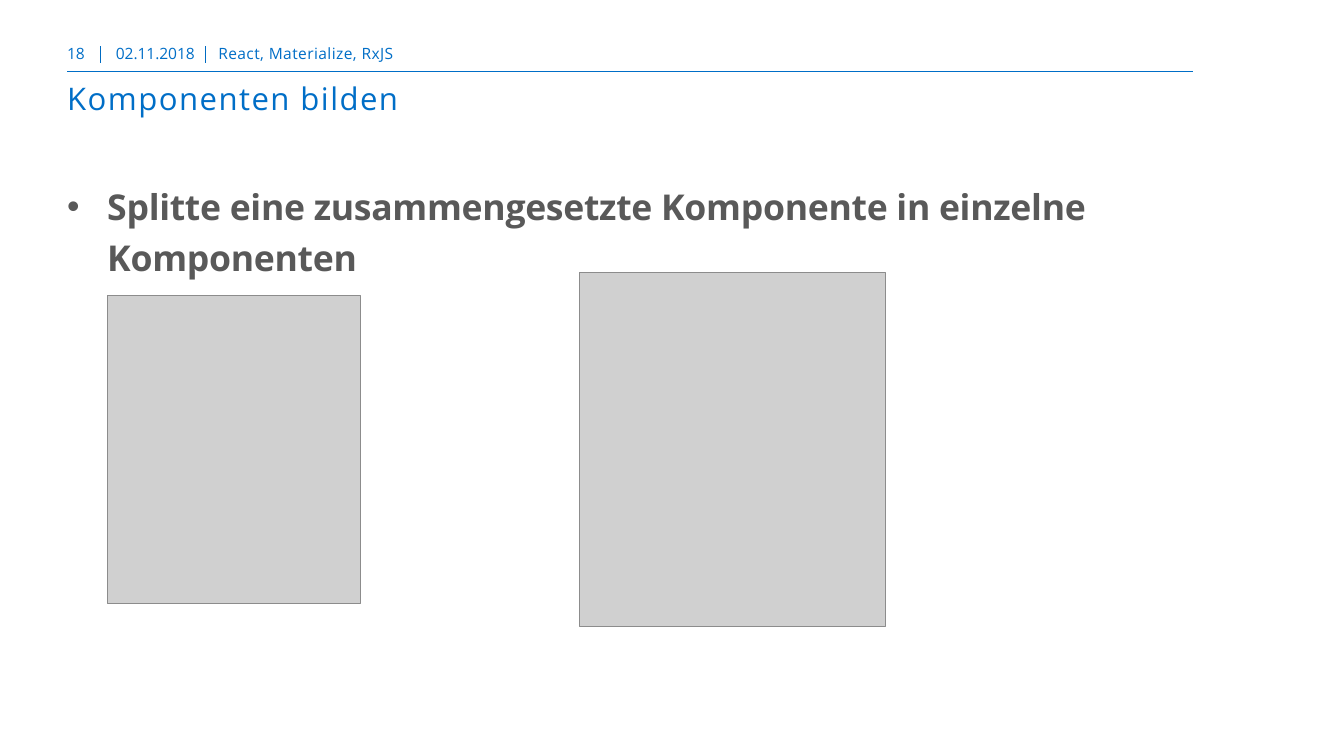
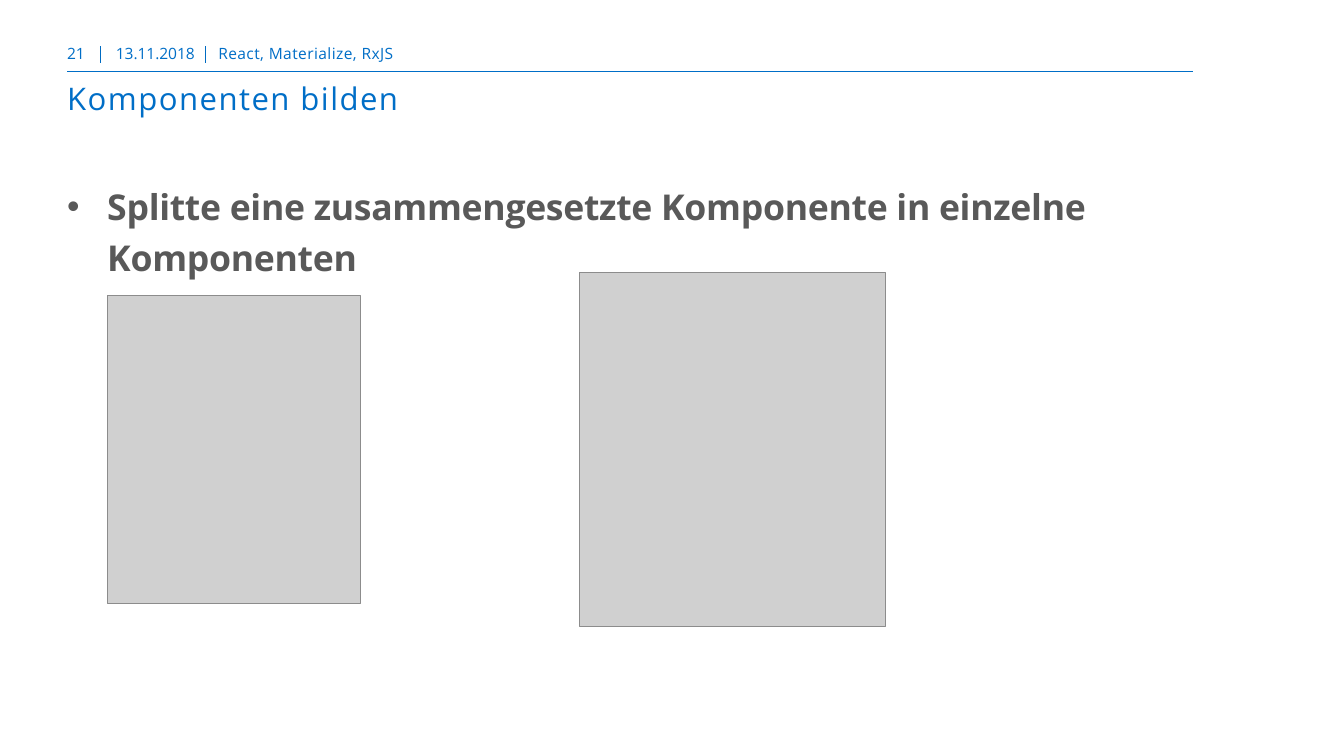
Before and after one commit to markusborer/ReactSample, a slide deck: slide 21 of React.pptx (slide 18 before the commit). Drawn at 1344x756 pixels with LibreOffice and Linux fonts; fonts in the diff are those of the drawing; grey boxes stand for pictures; background and template pictures are left out. Boxes give left, top, right and bottom in pixels: in the first picture for what was removed or moved away, otherwise in the second. Text is boxed around its words. In the diff, an @@ line names an element or a change of style, - is before the commit and + after.

```diff
--- a/React.pptx
+++ b/React.pptx
@@ page number at box(67, 47, 85, 59): text changed @@
-18
+21
@@ text at box(116, 47, 195, 59): text changed @@
-02.11.2018
+13.11.2018
```
Also in this commit, not shown: 40 other slides changed, 3 slides added, 1 other file.
